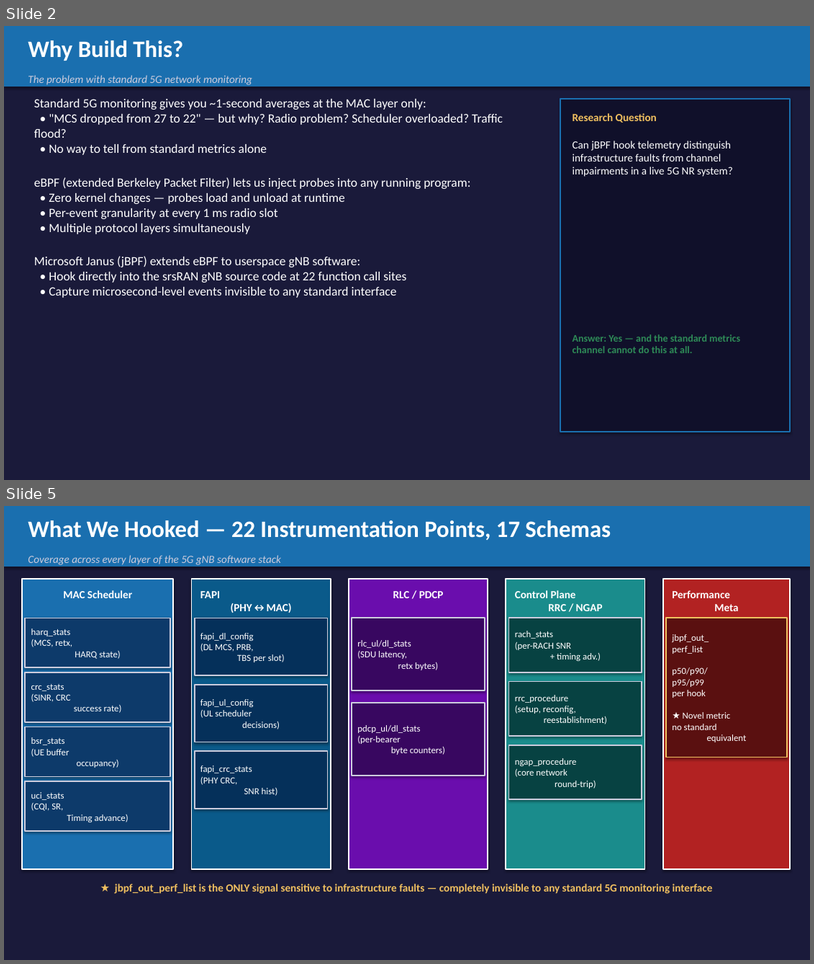
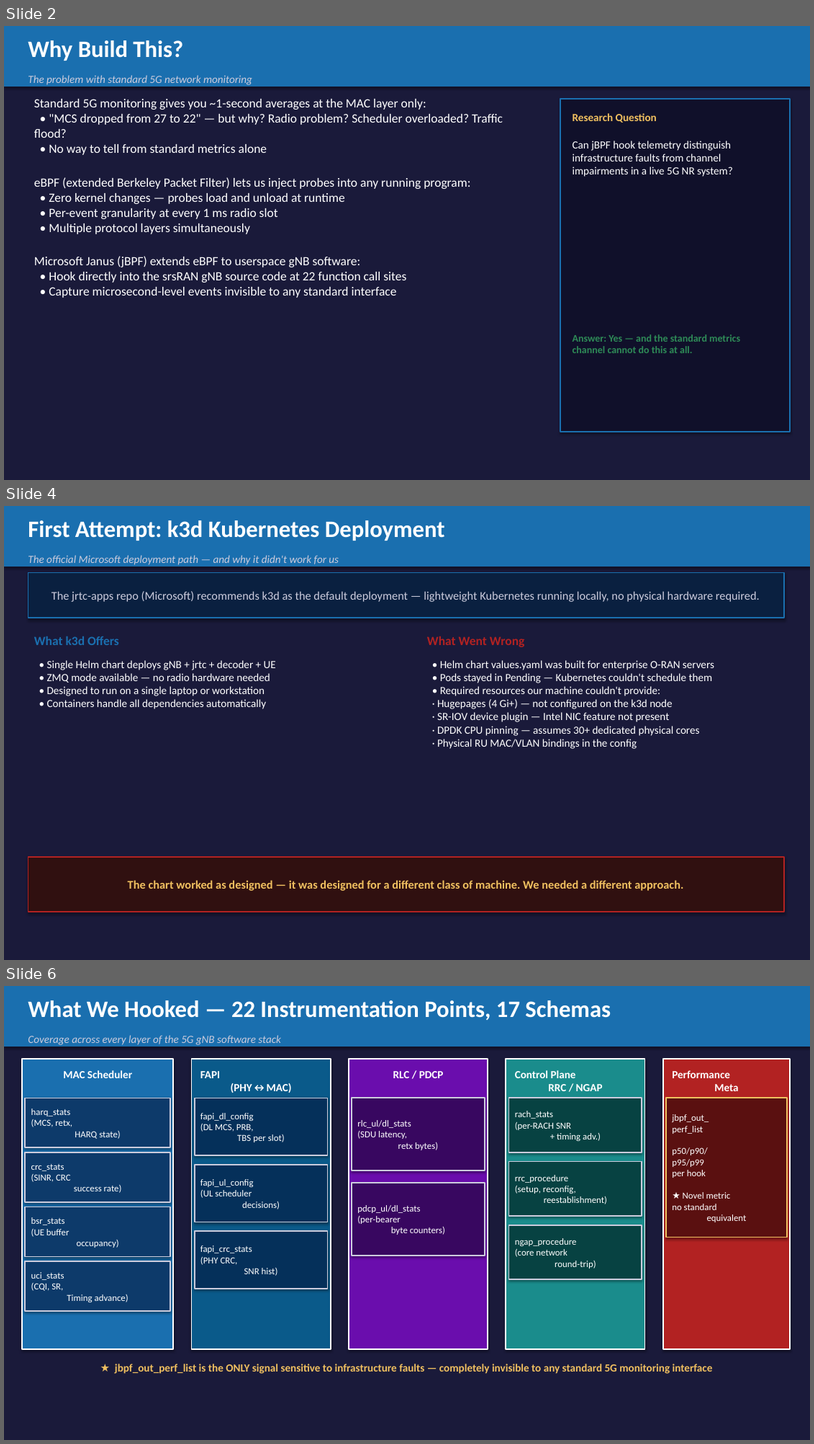
Before and after one commit to MaximBitiu1/srsran-telemetry-pipeline, a slide deck: docs/MIDTERM_PRESENTATION.pptx. Shown one above the other, each under a label of ours: slides 2 and 5 before the commit, slides 2, 4 and 6 after it; the slides between them are not shown. The pictures are 814x964 and 814x1444 pixels, drawn with LibreOffice and Linux fonts; fonts in the diff are those of the drawing. Boxes give left, top, right and bottom in pixels: in the first picture for what was removed or moved away, otherwise in the second. Text is boxed around its words. In the diff, an @@ line names an element or a change of style, - is before the commit and + after.

Commit message:
Add midterm presentation charts, figures, and slide decks
New figures:
- screenshot_grafana1/2.png — live Grafana dashboard screenshots
- screenshot_grc.png        — GNU Radio Companion broker screenshot
- final_system_arch.jpeg    — updated system architecture diagram

Updated figures:
- fig_jbpf_vs_standard.png  — jBPF vs standard metrics comparison
- fig_system_architecture.png
- fig_telemetry_flow.png

Slide decks:
- MidtermPresentation_final.pptx    — final 17-slide midterm deck
- dataset_labels_features_slide.pptx
- jbpf_vs_standard_slides.pptx
- MIDTERM_PRESENTATION.pptx / .html — auto-generated from scripts

Generation scripts:
- generate_diagrams.py
- generate_pptx.py
- generate_presentation.py
- generate_dataset_slide.py
- generate_jbpf_vs_standard_slides.py

```diff
--- a/docs/MIDTERM_PRESENTATION.pptx
+++ b/docs/MIDTERM_PRESENTATION.pptx
@@ slide 4 added at (4, 506, 810, 960), background #1A1A3A @@
@@ rectangle added at (4, 506, 810, 566), fill #1A6FAF @@
@@ text added at (28, 520, 445, 541), 28 pt, text #FFFFFF, bold @@
+First Attempt: k3d Kubernetes Deployment
@@ text added at (28, 555, 339, 565), 13 pt, text #CCCCDD, italic @@
+The official Microsoft deployment path — and why it didn't work for us
@@ rectangle added at (28, 572, 784, 618), fill #0A2040, outline #1A6FAF 1.5 pt, 14 pt, text #CCCCDD @@
+The jrtc-apps repo (Microsoft) recommends k3d as the default deployment — lightweight Kubernetes running locally, no physical hardware required.
@@ text added at (34, 636, 119, 645), 15 pt, text #1A6FAF, bold @@
+What k3d Offers
@@ text added at (427, 636, 525, 647), 15 pt, text #B22222, bold @@
+What Went Wrong
@@ text added at (47, 660, 276, 709), 13 pt, text #FFFFFF @@
+• Single Helm chart deploys gNB + jrtc + decoder + UE
+• ZMQ mode available — no radio hardware needed
+• Designed to run on a single laptop or workstation
+• Containers handle all dependencies automatically
@@ text added at (437, 660, 715, 749), 13 pt, text #FFFFFF @@
+• Helm chart values.yaml was built for enterprise O-RAN servers
+• Pods stayed in Pending — Kubernetes couldn't schedule them
+• Required resources our machine couldn't provide:
+· Hugepages (4 Gi+) — not configured on the k3d node
+· SR-IOV device plugin — Intel NIC feature not present
+· DPDK CPU pinning — assumes 30+ dedicated physical cores
+· Physical RU MAC/VLAN bindings in the config
@@ rectangle added at (28, 857, 784, 911), fill #301010, outline #B22222 1.5 pt, 14 pt, text #F0C060, bold @@
+The chart worked as designed — it was designed for a different class of machine. We needed a different approach.
@@ what was slide 5 is now slide 6 @@
```
Also in this commit, not shown: 2 slides changed, 6 other slides added, 4 slides removed, 16 other files.
